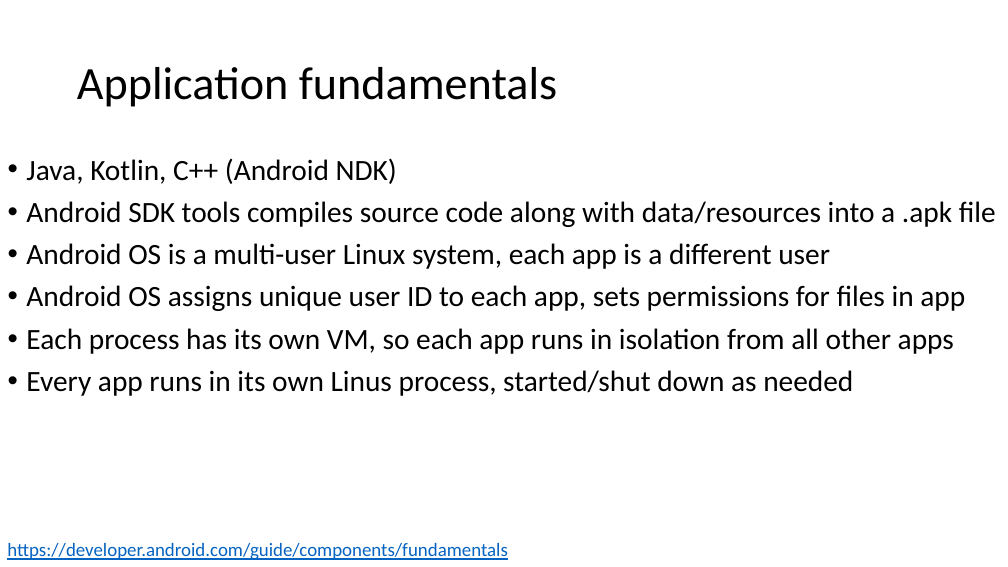
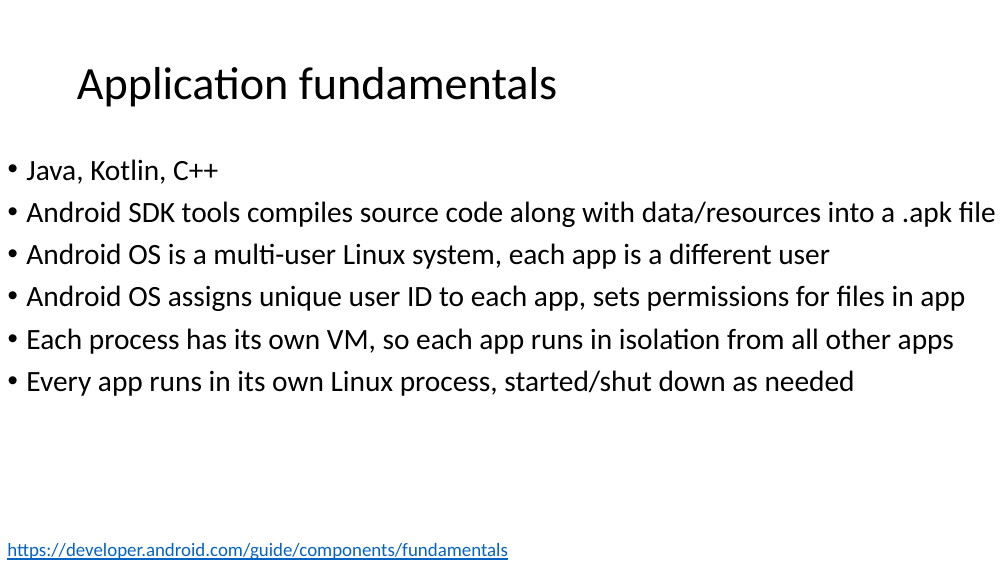
Before and after one commit to russellu/cs230, a slide deck: slide 2 of Lecture_06.pptx. Drawn at 1008x567 pixels with LibreOffice and Linux fonts; fonts in the diff are those of the drawing. Boxes give left, top, right and bottom in pixels: in the first picture for what was removed or moved away, otherwise in the second. Text is boxed around its words. In the diff, an @@ line names an element or a change of style, - is before the commit and + after.

Commit message:
Add

```diff
--- a/Lecture_06.pptx
+++ b/Lecture_06.pptx
@@ text at box(26, 159, 218, 184): text changed @@
-• Java, Kotlin, C++ (Android NDK)
+• Java, Kotlin, C++
@@ text at box(26, 370, 855, 396): text changed @@
-• Every app runs in its own Linus process, started/shut down as needed
+• Every app runs in its own Linux process, started/shut down as needed
```
Also in this commit, not shown: 9 other slides changed, 12 slides added.
